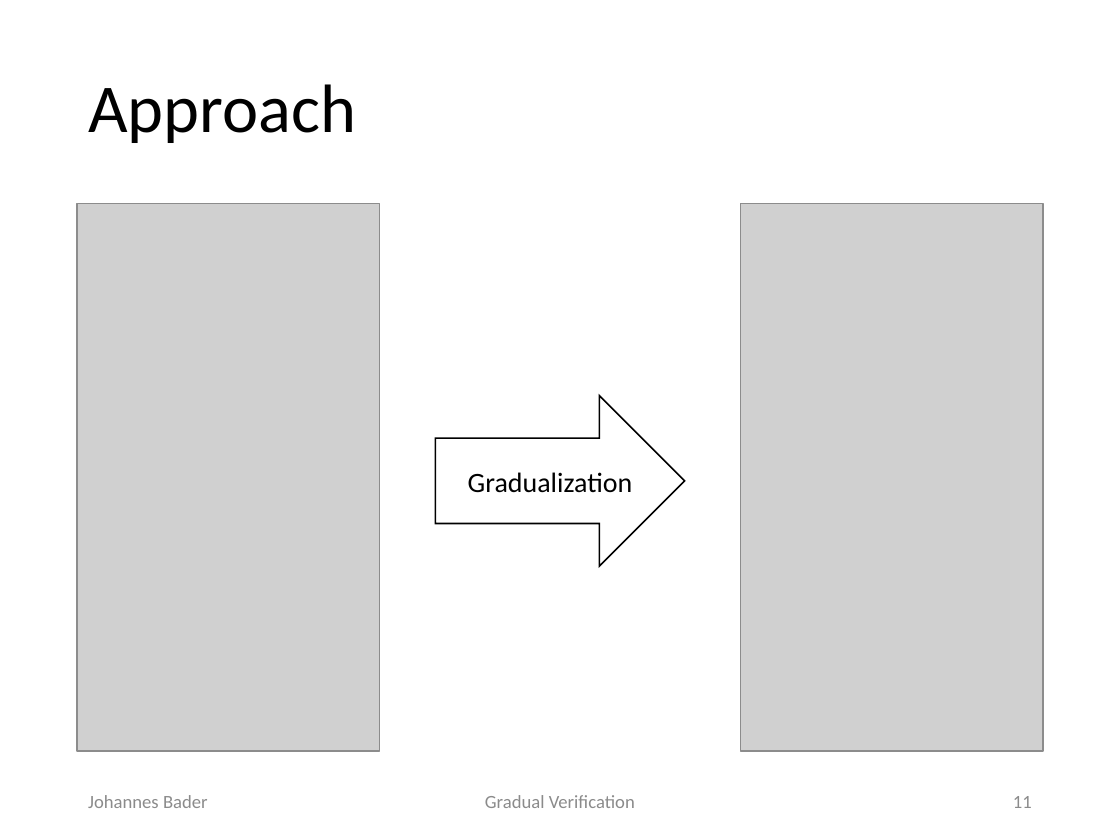
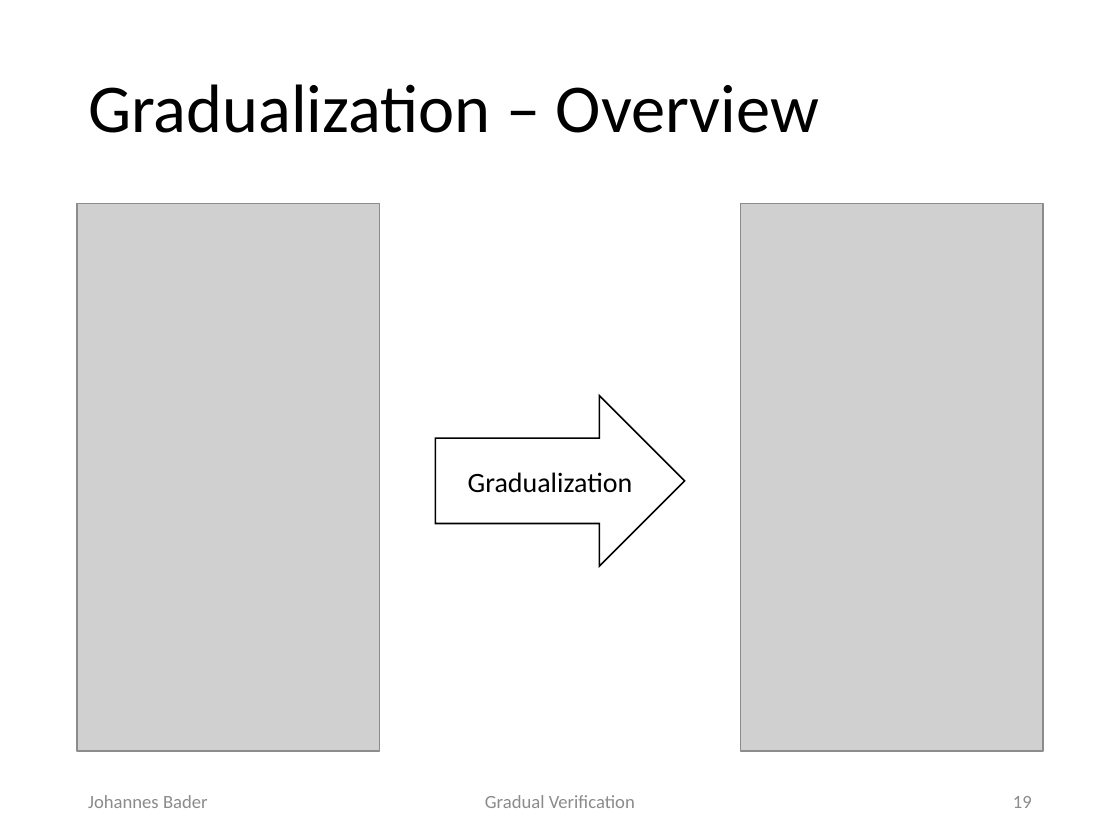
Before and after one commit to olydis/GradVerThesis, a slide deck: slide 19 of presentation/PLunch.pptx (slide 11 before the commit). Drawn at 1120x840 pixels with LibreOffice and Linux fonts; fonts in the diff are those of the drawing; grey boxes stand for pictures. Boxes give left, top, right and bottom in pixels: in the first picture for what was removed or moved away, otherwise in the second. Text is boxed around its words. In the diff, an @@ line names an element or a change of style, - is before the commit and + after.

```diff
--- a/presentation/PLunch.pptx
+++ b/presentation/PLunch.pptx
@@ title at (x1=88, y1=84, x2=819, y2=133): text changed @@
-Approach
+Gradualization – Overview
@@ page number at (x1=1013, y1=796, x2=1032, y2=808): text changed @@
-11
+19
```
Also in this commit, not shown: 13 other slides changed, 8 slides added.
